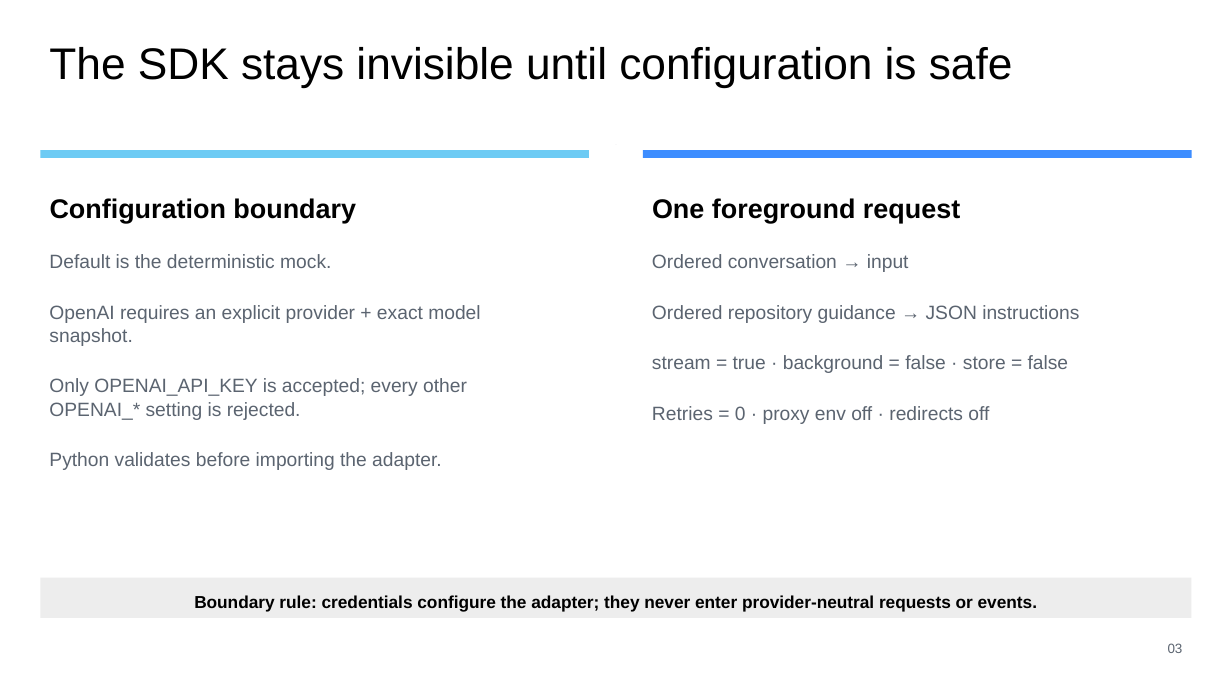
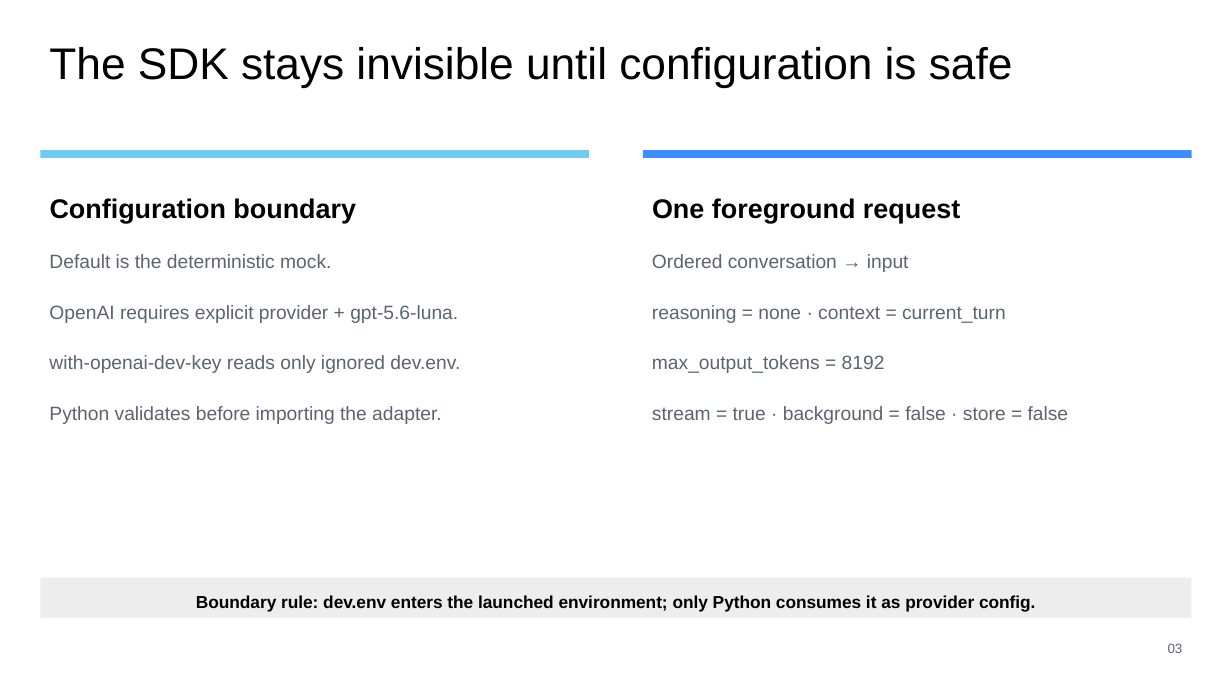
Before and after one commit to jimmie-potts/code-assist-harness, a slide deck: slide 3 of docs/lessons/assets/cah-023-openai-responses-adapter.pptx. Drawn at 1232x693 pixels with LibreOffice and Linux fonts; fonts in the diff are those of the drawing. Boxes give left, top, right and bottom in pixels: in the first picture for what was removed or moved away, otherwise in the second. Text is boxed around its words. In the diff, an @@ line names an element or a change of style, - is before the commit and + after.

Commit message:
Use Luna for OpenAI development

```diff
--- a/docs/lessons/assets/cah-023-openai-responses-adapter.pptx
+++ b/docs/lessons/assets/cah-023-openai-responses-adapter.pptx
@@ text at (49, 305, 460, 373): text changed @@
-OpenAI requires an explicit provider + exact model snapshot.
-Only OPENAI_API_KEY is accepted; every other OPENAI_* setting is rejected.
+OpenAI requires explicit provider + gpt-5.6-luna.
+with-openai-dev-key reads only ignored dev.env.
@@ text at (652, 305, 1006, 373): text changed @@
-Ordered repository guidance → JSON instructions
+reasoning = none · context = current_turn
+max_output_tokens = 8192
@@ text at (652, 406, 989, 424): paragraph removed @@
-Retries = 0 · proxy env off · redirects off
@@ text at (196, 595, 1036, 611): text changed @@
-Boundary rule: credentials configure the adapter; they never enter provider-neutral requests or events.
+Boundary rule: dev.env enters the launched environment; only Python consumes it as provider config.
```
Also in this commit, not shown: 5 other slides changed, 27 other files.
